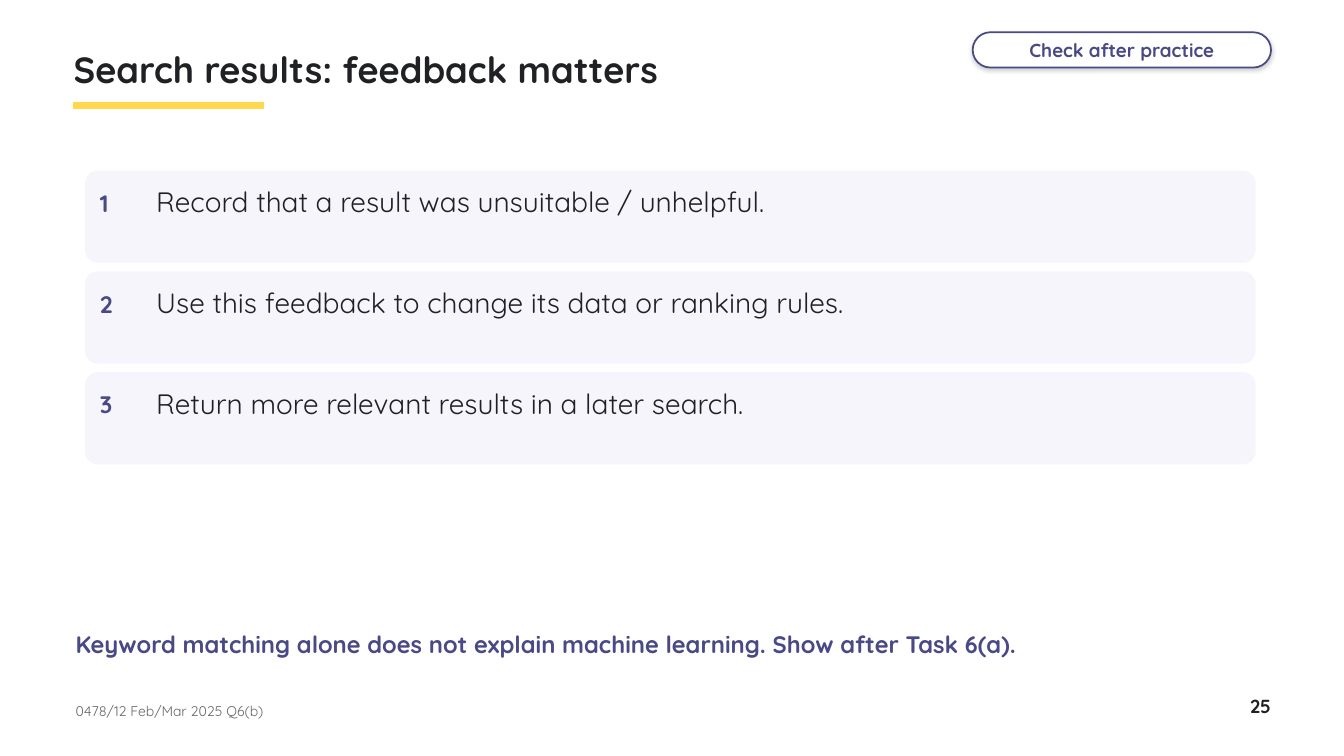
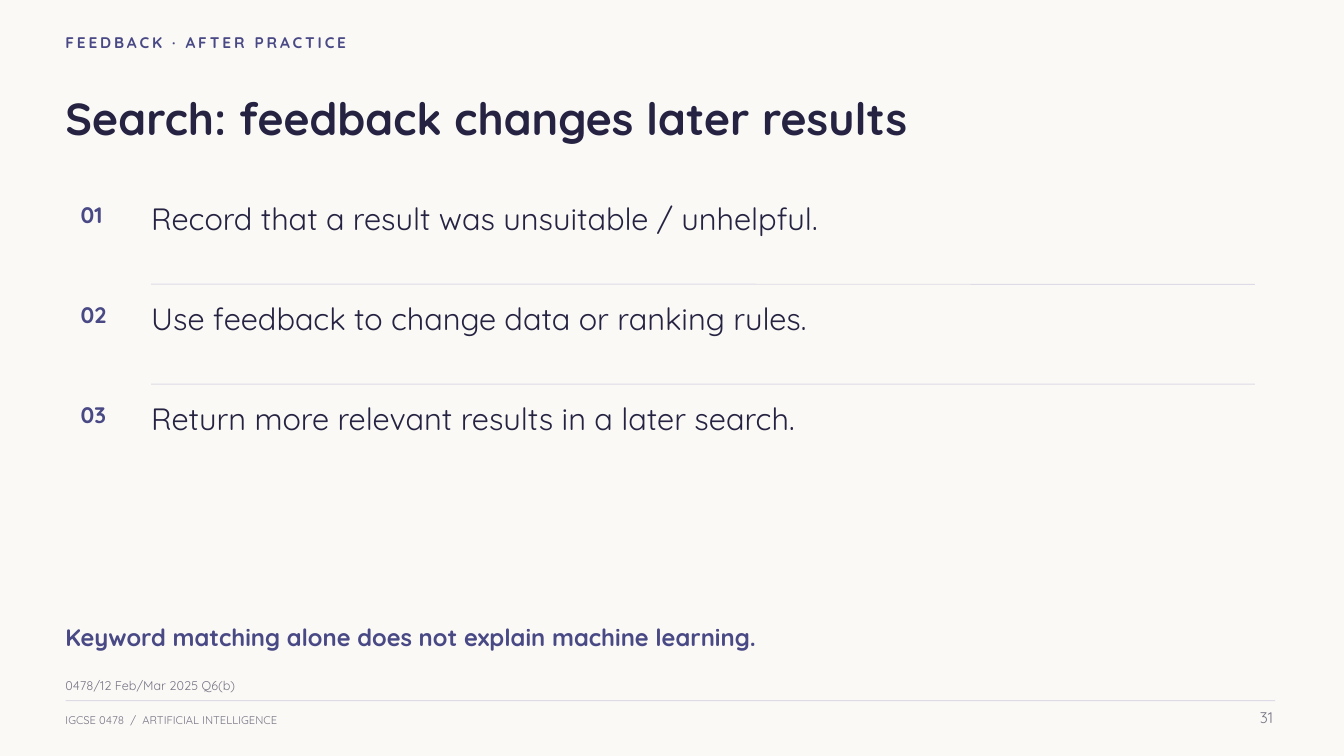
Before and after one commit to myk-sh/cs-lessons, a slide deck: slide 31 of 0478 P1/Artificial Intelligence/IGCSE_0478_Lesson_-_Artificial_Intelligence.pptx (slide 25 before the commit). Drawn at 1344x756 pixels with LibreOffice and Linux fonts; fonts in the diff are those of the drawing. Boxes give left, top, right and bottom in pixels: in the first picture for what was removed or moved away, otherwise in the second. Text is boxed around its words. In the diff, an @@ line names an element or a change of style, - is before the commit and + after.

Commit message:
Teach AI concepts before exam practice and redesign lesson visuals

```diff
--- a/0478 P1/Artificial Intelligence/IGCSE_0478_Lesson_-_Artificial_Intelligence.pptx
+++ b/0478 P1/Artificial Intelligence/IGCSE_0478_Lesson_-_Artificial_Intelligence.pptx
@@ background #FFFFFF to #FAF9F6 @@
@@ text added at (65,37,346,48), 11 pt, text #494985, bold @@
+FEEDBACK · AFTER PRACTICE
@@ text removed at (74,56,658,84) @@
-Search results: feedback matters
@@ rounded rectangle removed at (973,32,1271,68) @@
-Check after practice
@@ text added at (65,102,907,144), 32 pt, text #252341, bold @@
+Search: feedback changes later results
@@ rectangle removed at (74,103,263,109) @@
@@ rounded rectangle removed at (86,171,1255,262) @@
@@ text added at (81,207,103,223), 16 pt, text #494985, bold @@
+01
@@ text removed at (100,195,109,212) @@
-1
@@ text "Record that a result was ..." at (151,207,817,236): size 20 to 22 pt, text colour #202124 to #252341; less space between paragraphs @@
@@ text "Record that a result was ...": place and size @@
-text "Record that a result was ..." at (156,191,764,218)
+text "Record that a result was ..." at (151,207,817,236)
@@ rounded rectangle removed at (86,272,1255,363) @@
@@ text removed at (100,296,113,313) @@
-2
@@ line added from (151, 284) to (1255, 284), #DDDBE5 0.7 pt @@
@@ text added at (81,307,107,323), 16 pt, text #494985, bold @@
+02
@@ text at (151,307,806,336): text changed; size 20 to 22 pt; text colour #202124 to #252341 @@
-Use this feedback to change its data or ranking rules.
+Use feedback to change data or ranking rules.
@@ rounded rectangle removed at (86,373,1255,464) @@
@@ line added from (151, 384) to (1255, 384), #DDDBE5 0.7 pt @@
@@ text added at (81,407,106,423), 16 pt, text #494985, bold @@
+03
@@ text removed at (100,396,112,413) @@
-3
@@ text "Return more relevant results in ...": place and size @@
-text "Return more relevant results in ..." at (156,393,743,415)
+text "Return more relevant results in ..." at (151,407,794,431)
@@ text "Return more relevant results in ..." at (151,407,794,431): size 20 to 22 pt, text colour #202124 to #252341; less space between paragraphs @@
@@ text at (65,628,755,651): text changed @@
-Keyword matching alone does not explain machine learning. Show after Task 6(a).
+Keyword matching alone does not explain machine learning.
@@ text "0478/12 Feb/Mar 2025 Q6(b)": place and size @@
-text "0478/12 Feb/Mar 2025 Q6(b)" at (76,705,263,719)
+text "0478/12 Feb/Mar 2025 Q6(b)" at (65,680,236,692)
@@ text "0478/12 Feb/Mar 2025 Q6(b)" at (65,680,236,692): size 10 to 9 pt, text colour #666666 to #777584; less space between paragraphs @@
@@ text added at (65,716,277,724), 8 pt, text #777584 @@
+IGCSE 0478 / ARTIFICIAL INTELLIGENCE
@@ line added from (66, 701) to (1275, 701), #DDDBE5 0.7 pt @@
@@ text removed at (1250,699,1271,713) @@
-25
@@ text added at (1260,712,1273,723), 11 pt, text #777584 @@
+31
```
Also in this commit, not shown: 7 other slides changed, 33 slides added, 25 slides removed, 20 other files.
